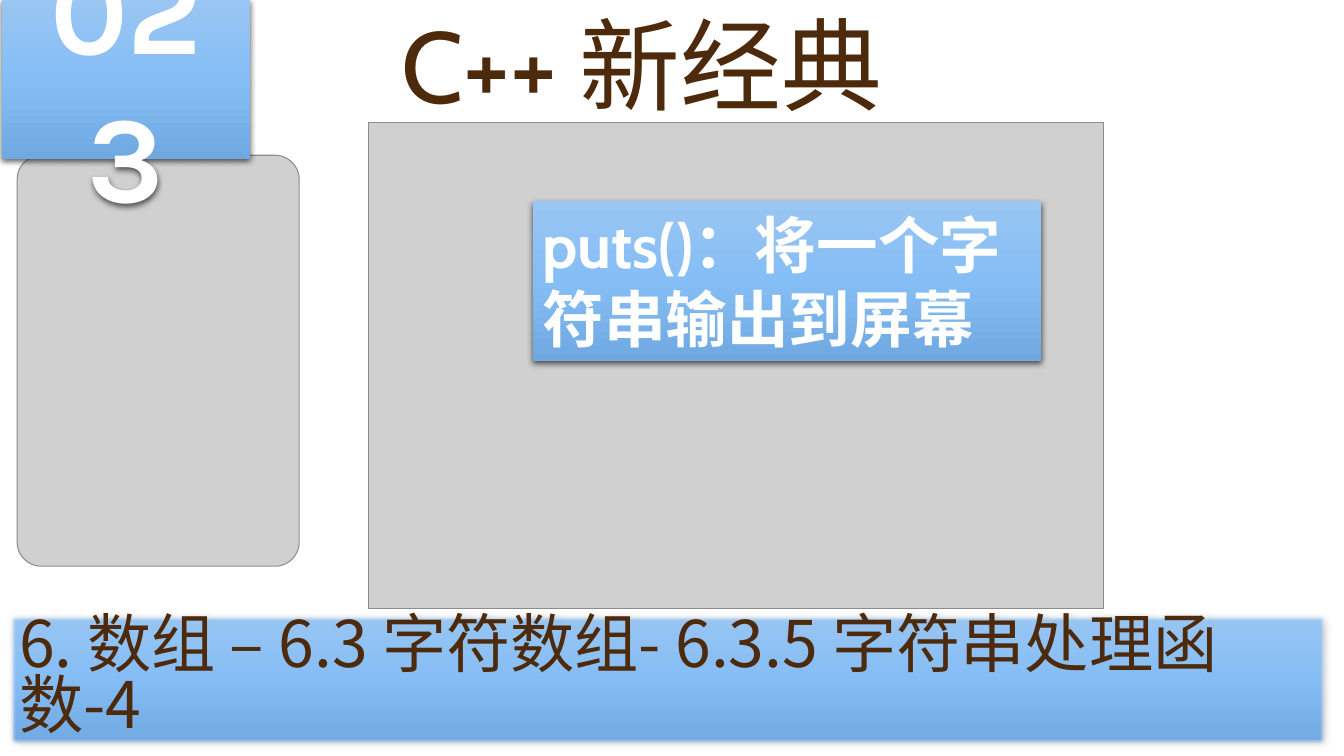
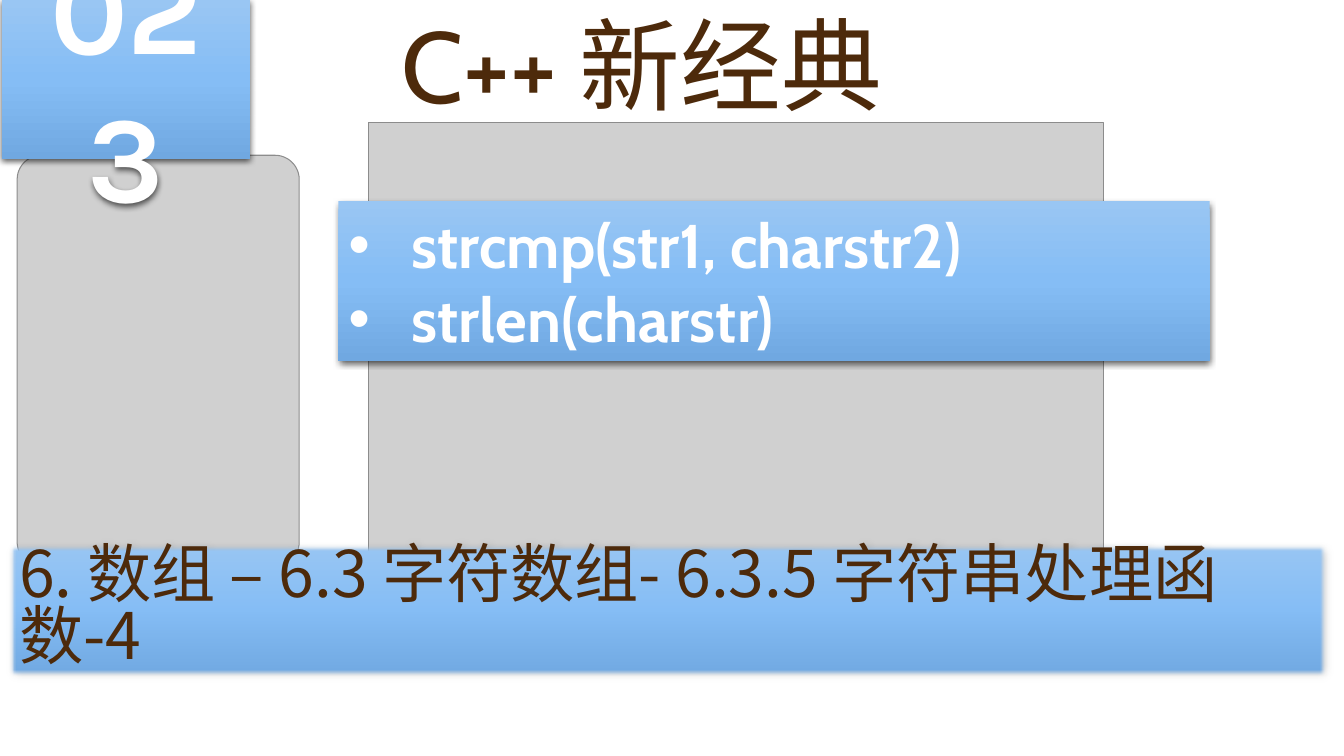
Before and after one commit to yasenstar/learn_cpp, a slide deck: slide 23 of cpp_new/C++ 新经典.pptx. Drawn at 1344x756 pixels with LibreOffice and Linux fonts; fonts in the diff are those of the drawing; grey boxes stand for pictures; background and template pictures are left out. Boxes give left, top, right and bottom in pixels: in the first picture for what was removed or moved away, otherwise in the second. Text is boxed around its words. In the diff, an @@ line names an element or a change of style, - is before the commit and + after.

```diff
--- a/cpp_new/C++ 新经典.pptx
+++ b/cpp_new/C++ 新经典.pptx
@@ rectangle added at box(339, 202, 1210, 361), fill gradient #9AC6F4 to #86BEF6 to #70A9E1, 44 pt, text #FFFFFF, bold @@
+• strcmp(str1, charstr2)
+• strlen(charstr)
@@ rectangle removed at box(532, 202, 1042, 361) @@
-puts()：将一个字符串输出到屏幕
@@ rectangle "6. 数组 – 6.3 字符数组- ...": place and size @@
-rectangle "6. 数组 – 6.3 字符数组- ..." at box(9, 614, 1326, 744)
+rectangle "6. 数组 – 6.3 字符数组- ..." at box(9, 545, 1326, 676)
```
Also in this commit, not shown: 3 other slides changed, 1 other file.
